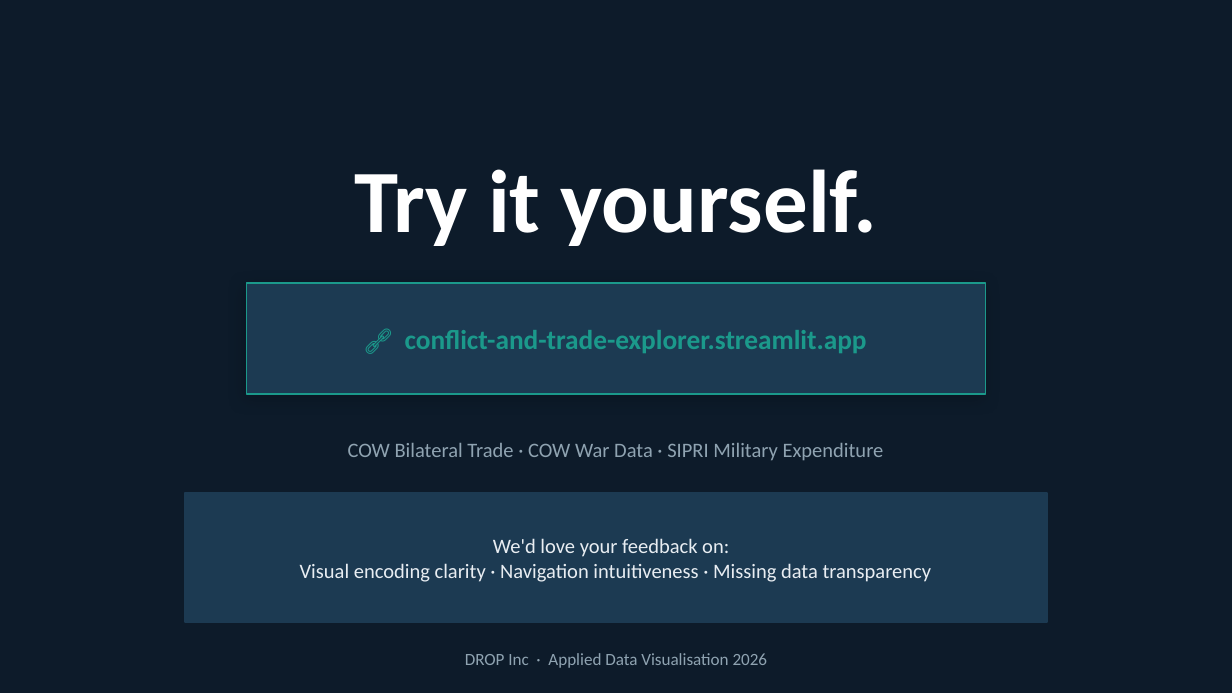
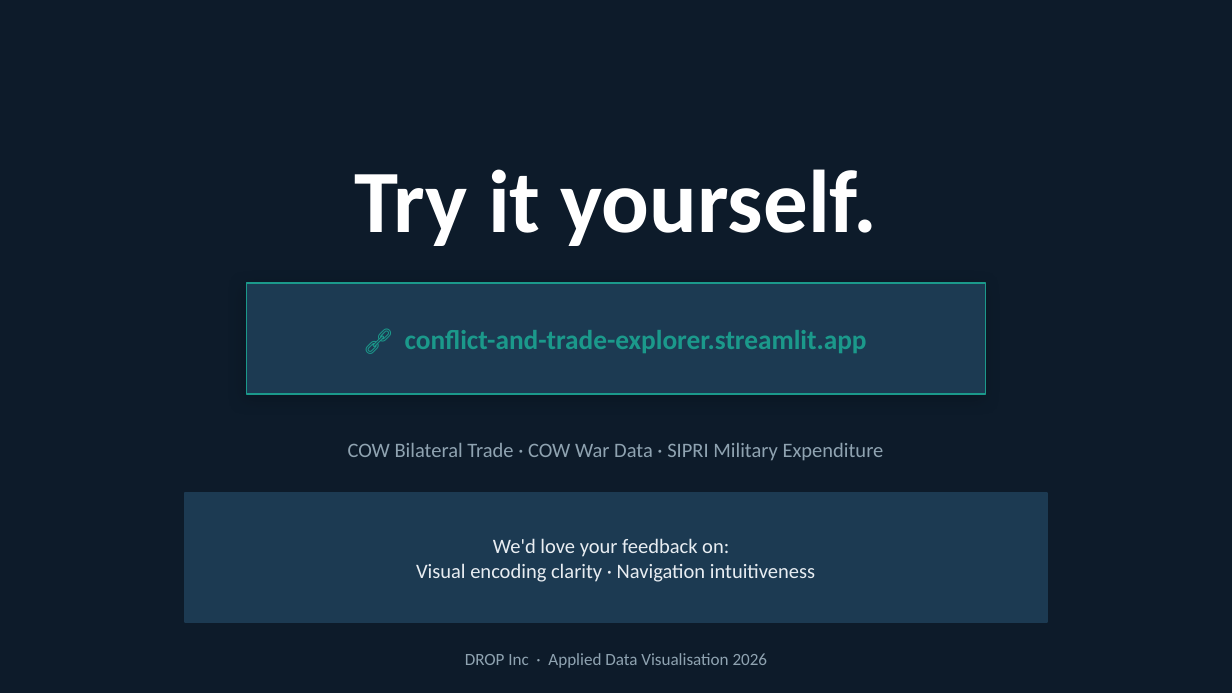
Before and after one commit to podsv-fs26-ad24/ad24-6-fancyproject, a slide deck: slide 10 of docs/presentation/Conflict_Trade_Explorer_final.pptx. Drawn at 1232x693 pixels with LibreOffice and Linux fonts; fonts in the diff are those of the drawing. Boxes give left, top, right and bottom in pixels: in the first picture for what was removed or moved away, otherwise in the second. Text is boxed around its words. In the diff, an @@ line names an element or a change of style, - is before the commit and + after.

```diff
--- a/docs/presentation/Conflict_Trade_Explorer_final.pptx
+++ b/docs/presentation/Conflict_Trade_Explorer_final.pptx
@@ text at (x1=416, y1=563, x2=815, y2=582): text changed @@
-Visual encoding clarity · Navigation intuitiveness · Missing data transparency
+Visual encoding clarity · Navigation intuitiveness
```
Also in this commit, not shown: 4 other files.
